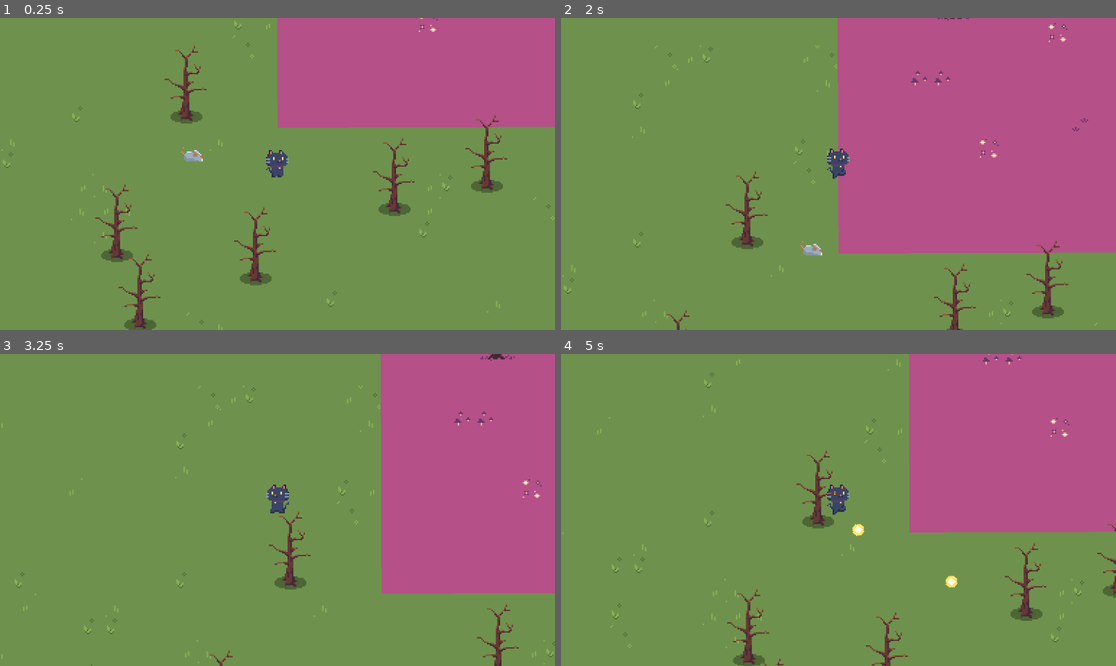
Above: before the commit, frames 1-4 (two rows, left to right).
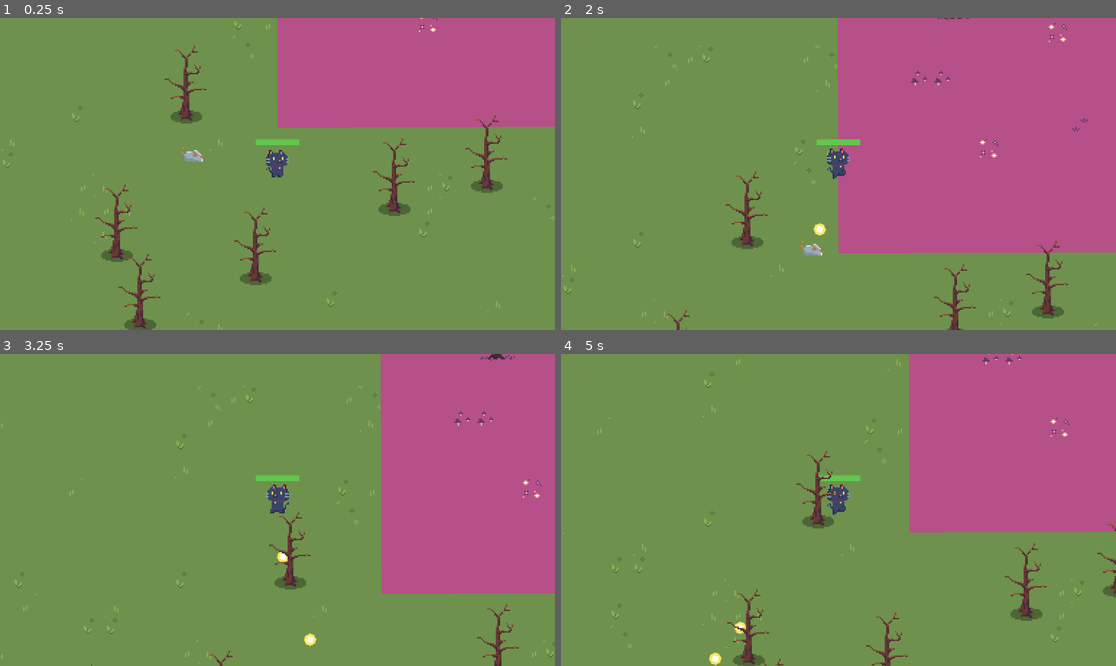
Above: after the commit, the same moments.

Repository: PkHila/Black-Cat-Survivor-Game
Game: Godot game, scene res://Scenes/game_scene.tscn
Same seed, same stepped clock (60 frames per second), same inputs: the game is played once before the commit and once after it.
Inputs:
- Up to frame 1 (0.25 s): no input
- Up to frame 2 (2 s): hold W (move_up) from 0.53 s (still down)
- Up to frame 3 (3.25 s): release W (move_up) at 2.03 s; hold A (move_left) from 2.03 s (still down)
- Up to frame 4 (5 s): release A (move_left) at 3.53 s; hold S (move_down) 3.53-4.28 s; hold D (move_right) from 4.28 s (still down)

The runs differ from the first frame. In frame 1, 0.1% of the frame differs, in the area x 46-54%, y 38-41%; in frame 2, 0.2%; in frame 3, 0.3%; in frame 4, 0.4%, in the area x 26-72%, y 38-100%.

Commit message:
Add a health system for the player
Enemys stepping into the hurtbox of the player cause damage over time.

Diff:
--- a/Scenes/player.tscn
+++ b/Scenes/player.tscn
@@ -90,6 +90,15 @@
 [sub_resource type="CircleShape2D" id="CircleShape2D_xpp48"]
 radius = 5.0
 
+[sub_resource type="CircleShape2D" id="CircleShape2D_mgf38"]
+radius = 7.0
+
+[sub_resource type="StyleBoxFlat" id="StyleBoxFlat_6foob"]
+bg_color = Color(0.0941176, 0.0784314, 0.145098, 1)
+
+[sub_resource type="StyleBoxFlat" id="StyleBoxFlat_dxw2q"]
+bg_color = Color(0.388235, 0.780392, 0.301961, 1)
+
 [node name="Player" type="CharacterBody2D"]
 y_sort_enabled = true
 motion_mode = 1
@@ -108,4 +117,25 @@
 shape = SubResource("CircleShape2D_xpp48")
 
 [node name="weapon" parent="." instance=ExtResource("3_mm84q")]
-position = Vector2(0, -7)
+position = Vector2(0, -4)
+
+[node name="hurtbox" type="Area2D" parent="."]
+unique_name_in_owner = true
+collision_layer = 0
+collision_mask = 2
+
+[node name="CollisionShape2D" type="CollisionShape2D" parent="hurtbox"]
+position = Vector2(0, -4)
+shape = SubResource("CircleShape2D_mgf38")
+debug_color = Color(0.574845, 0.55413, 7.70092e-07, 0.42)
+
+[node name="ProgressBar" type="ProgressBar" parent="."]
+unique_name_in_owner = true
+offset_left = -15.0
+offset_top = -24.0
+offset_right = 15.0
+offset_bottom = -20.0
+theme_override_styles/background = SubResource("StyleBoxFlat_6foob")
+theme_override_styles/fill = SubResource("StyleBoxFlat_dxw2q")
+value = 100.0
+show_percentage = false
--- a/Scenes/player_movement.gd
+++ b/Scenes/player_movement.gd
@@ -1,17 +1,33 @@
 extends CharacterBody2D
+
+signal health_depleted
+
+var health = 100.0
 
 @export var movement_speed : float = 500
 var character_direction : Vector2
 
 func _physics_process(delta):
+
+	#control movement
 	character_direction.x = Input.get_axis("move_left","move_right")
 	character_direction.y = Input.get_axis("move_up","move_down")
 	character_direction = character_direction.normalized()
+
+	#take damage
+	const DAMANGE_RATE = 5.0
+	var overlapping_mobs = %hurtbox.get_overlapping_bodies()
+	if overlapping_mobs.size() > 0:
+		health -= DAMANGE_RATE * overlapping_mobs.size() * delta
+		%ProgressBar.value = health
+		if health <= 0.0:
+			health_depleted.emit()
 
 	#flip
 	if character_direction.x > 0: %Sprite.flip_h = false
 	elif character_direction.x < 0: %Sprite.flip_h = true
 
+	#animation
 	if character_direction:
 		velocity = character_direction * movement_speed
 		if %Sprite.animation != "Walking": %Sprite.animation = "Walking"
Not shown: 1 places in Scenes/player.tscn that only renumber resources
